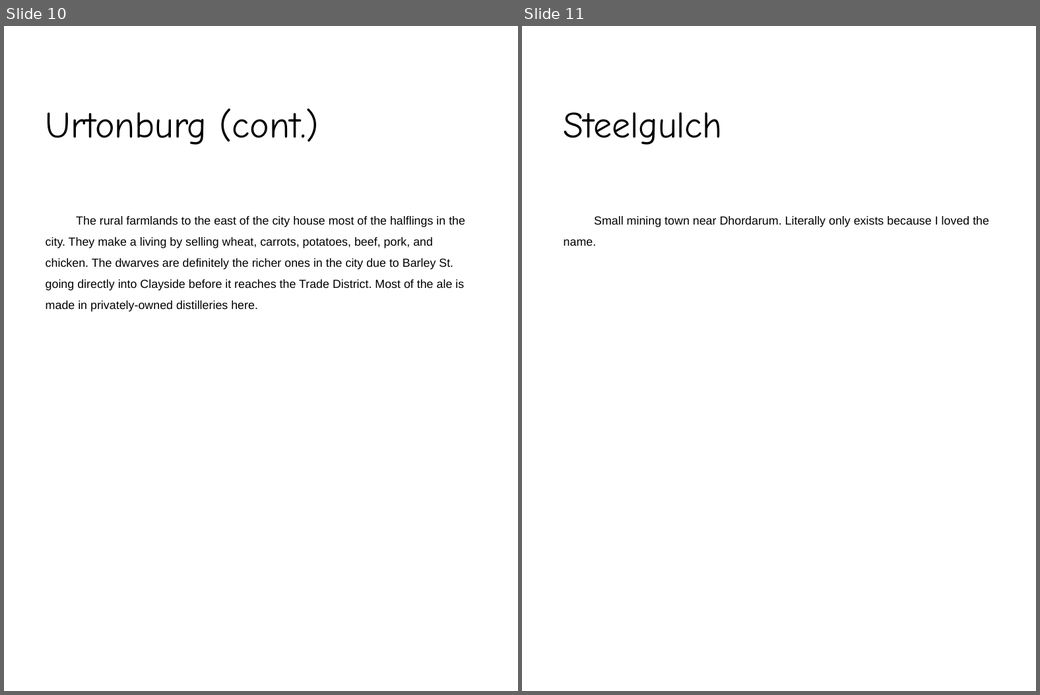
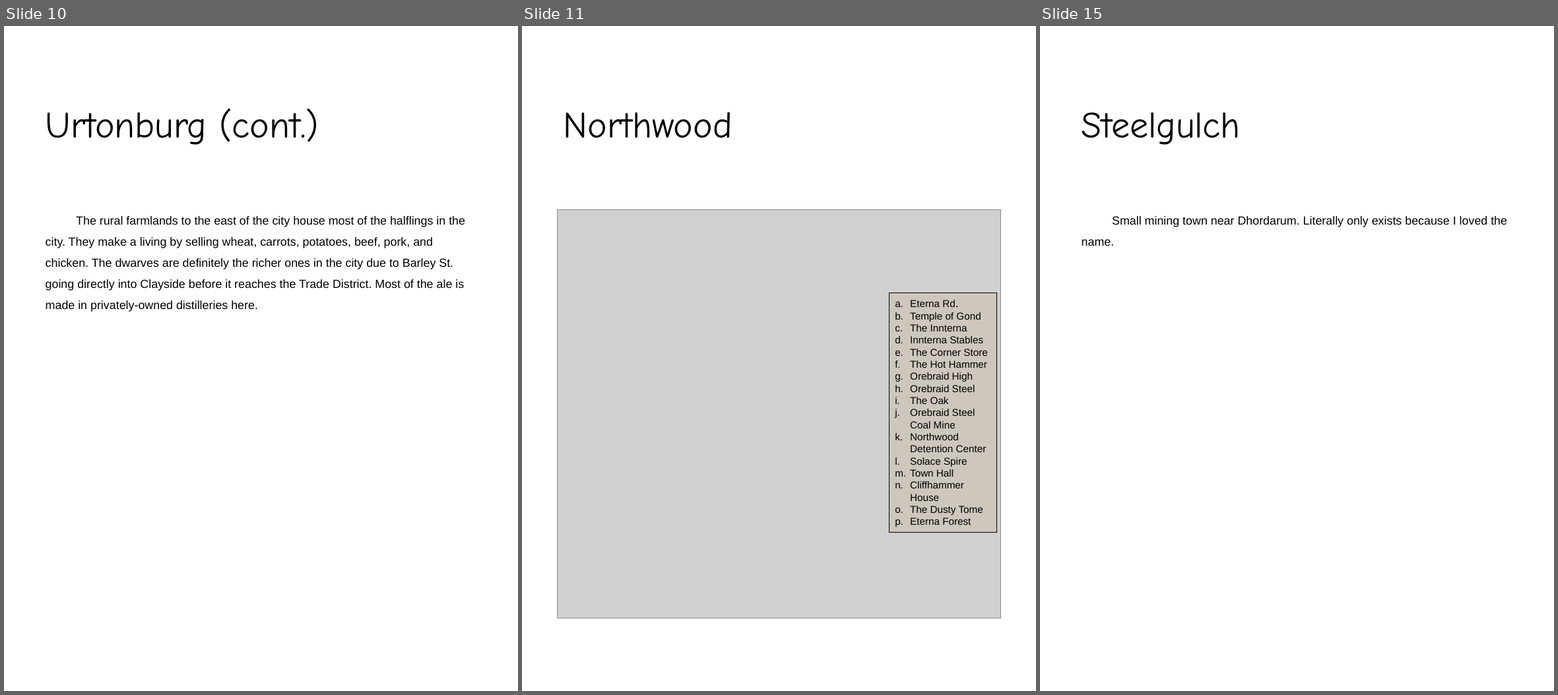
Before and after one commit to polic72/DnD-Stuff, a slide deck: My Multiverse/The Jaws of Time.pptx. Shown side by side, each under a label of ours: slides 10 and 11 before the commit, slides 10, 11 and 15 after it; the slides between them are not shown. The pictures are 1040x695 and 1558x695 pixels, drawn with LibreOffice and Linux fonts; fonts in the diff are those of the drawing; grey boxes stand for pictures; background and template pictures are left out. Boxes give left, top, right and bottom in pixels: in the first picture for what was removed or moved away, otherwise in the second. Text is boxed around its words. In the diff, an @@ line names an element or a change of style, - is before the commit and + after.

Commit message:
Started Northwood and Temple of Gond.

```diff
--- a/My Multiverse/The Jaws of Time.pptx
+++ b/My Multiverse/The Jaws of Time.pptx
@@ slide 11 added at (x1=522, y1=26, x2=1036, y2=691), background picture (left out) @@
@@ title added at (x1=564, y1=112, x2=733, y2=138), 44 pt, text #000000 @@
+Northwood
@@ picture added at (x1=558, y1=210, x2=1001, y2=619) @@
@@ rectangle added at (x1=889, y1=293, x2=997, y2=533), fill #CCC5B8 at 75% opacity, outline #000000 0.75 pt, 12 pt, text #000000 @@
+a. Eterna Rd.
+b. Temple of Gond
+c. The Innterna
+d. Innterna Stables
+e. The Corner Store
+f. The Hot Hammer
+g. Orebraid High
+h. Orebraid Steel
+i. The Oak
+j. Orebraid Steel Coal Mine
+k. Northwood Detention Center
+l. Solace Spire
+m. Town Hall
+n. Cliffhammer House
+o. The Dusty Tome
+p. Eterna Forest
@@ what was slide 11 is now slide 15 @@
```
Also in this commit, not shown: 3 other slides added, 3 other files.
